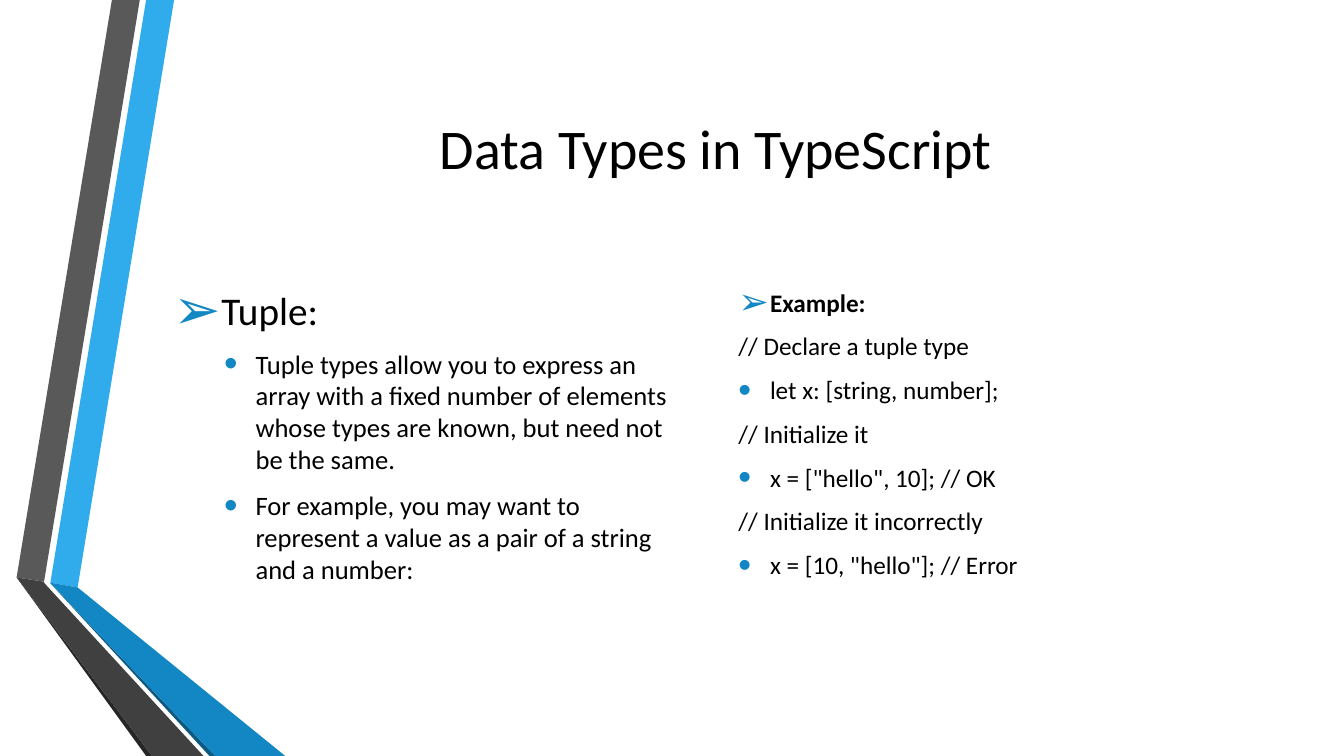
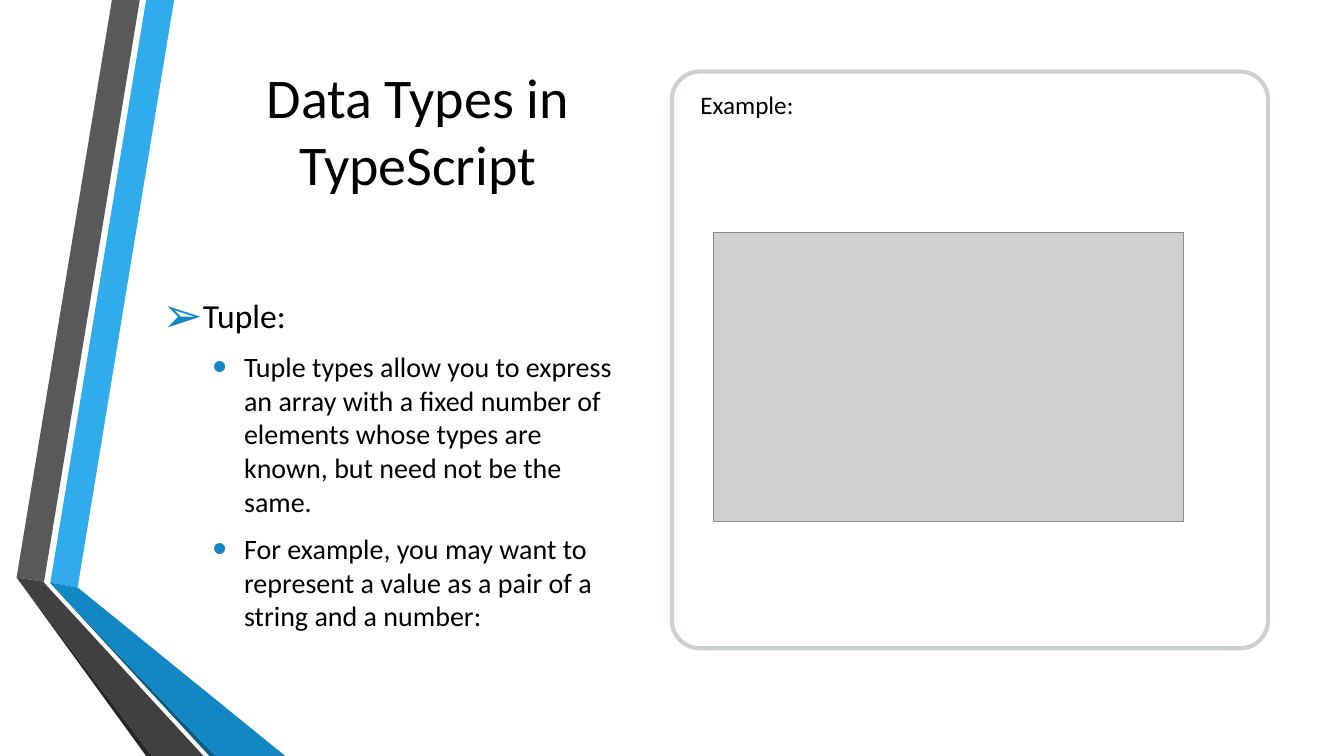
Before and after one commit to kalyank12/SoftwareParadigms, a slide deck: slide 15 of PPT/Group02-Component1.pptx. Drawn at 1344x756 pixels with LibreOffice and Linux fonts; fonts in the diff are those of the drawing; grey boxes stand for pictures; background and template pictures are left out. Boxes give left, top, right and bottom in pixels: in the first picture for what was removed or moved away, otherwise in the second. Text is boxed around its words. In the diff, an @@ line names an element or a change of style, - is before the commit and + after.

Commit message:
Add files via upload
Update with few slides contents and formatting of all slides

```diff
--- a/PPT/Group02-Component1.pptx
+++ b/PPT/Group02-Component1.pptx
@@ freeform shape removed at bbox=[50, 0, 174, 588] @@
@@ freeform shape added at bbox=[50, 0, 174, 588], fill #30ACEC @@
@@ title "Data Types in TypeScript" rewrapped from bbox=[440, 130, 992, 178] to bbox=[267, 79, 568, 194] @@
@@ rounded rectangle added at bbox=[673, 72, 1268, 648], fill #FFFFFF, outline #979D9F 3 pt @@
@@ text added at bbox=[700, 96, 793, 118], 18 pt, text #000000 @@
+Example:
@@ text "Tuple:": place and size @@
-text "Tuple:" at bbox=[221, 297, 667, 580]
+text "Tuple:" at bbox=[203, 304, 612, 631]
@@ text "Tuple:" at bbox=[203, 304, 612, 631]: size 28 to 24 pt in "Tuple:"; size 19 to 20 pt; line spacing 1.1 to 1 @@
@@ picture added at bbox=[713, 233, 1184, 522] @@
@@ text removed at bbox=[764, 294, 1017, 578] @@
-➢ Example:
-// Declare a tuple type
-• let x: [string, number];
-// Initialize it
-• x = ["hello", 10]; // OK
-// Initialize it incorrectly
-• x = [10, "hello"]; // Error
@@ freeform shape removed at bbox=[50, 583, 285, 756] @@
@@ freeform shape added at bbox=[50, 583, 285, 756], fill #1287C3 @@
```
Also in this commit, not shown: 18 other slides changed.
